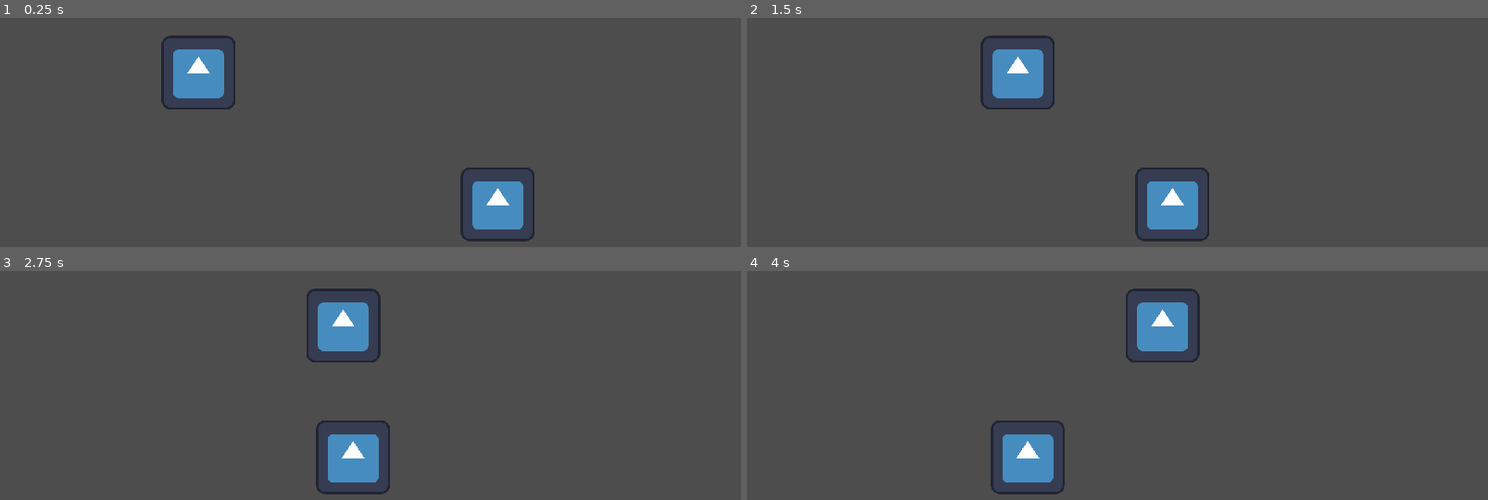
Above: before the commit, frames 1-4 (two rows, left to right).
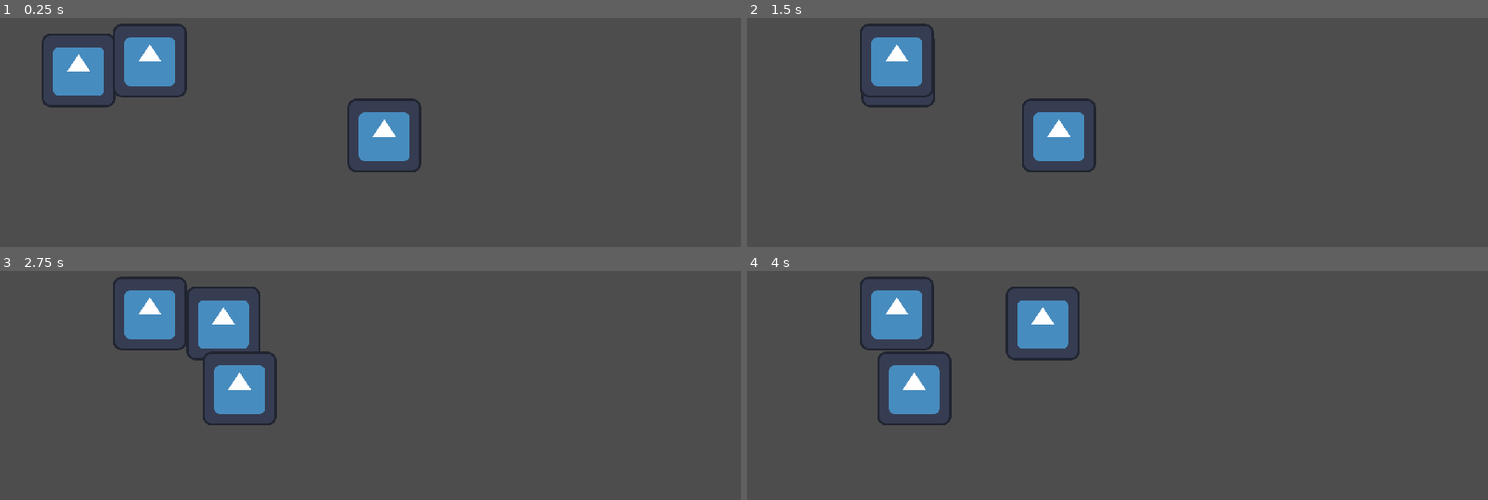
Above: after the commit, the same moments.

Repository: LLocke8/LudumDare55
Game: Godot game, scene res://Test.tscn
Two runs of this game, one before a commit and one after it. Both use one fixed random seed, a clock stepped at 60 frames per second and the inputs below. The project has no main scene, so this scene is started directly. The engine's default icon, where the game draws it, is replaced by a stand-in: a white triangle on a blue panel in a dark square.
Inputs:
- Up to frame 1 (0.25 s): no input
- Up to frame 2 (1.5 s): no input
- Up to frame 3 (2.75 s): no input
- Up to frame 4 (4 s): no input

The runs differ from the first frame. In frame 1, 8.8% of the frame differs, in the area x 5-73%, y 2-98%; in frame 2, 7.5%; in frame 3, 9.0%; in frame 4, 9.1%, in the area x 15-62%, y 2-98%.

Commit message:
Collisioni, Muro
Aggiunto muro
Aggiornate collisioni

Diff:
--- a/Entity/Entity.gd
+++ b/Entity/Entity.gd
@@ -4,16 +4,14 @@
 
 @export var max_hp : int = 100
 @export var hp : int = 100 :
-	set(nhp) : set_hp(nhp)
+	set(nhp):
+		hp = nhp
+		#print(nhp)
+		if(hp<=0):
+			queue_free()
+		elif(hp >= 100):
+			pass
+
 @export var power : int = 20
 
 @export var is_player : bool = 1 #1 = giocatore, 0 = nemico.
-
-
-func set_hp(nhp):
-	hp = nhp
-	#print(nhp)
-	if(hp<=0):
-		queue_free()
-	elif(hp >= 100):
-		pass
--- a/Entity/Entity.tscn
+++ b/Entity/Entity.tscn
@@ -15,12 +15,15 @@
 }]
 
 [sub_resource type="RectangleShape2D" id="RectangleShape2D_sg4j3"]
+size = Vector2(100, 100)
 
 [node name="Entity" type="CharacterBody2D" groups=["Entity"]]
+collision_mask = 12
 script = ExtResource("1_pru5y")
 
 [node name="AnimatedSprite2D" type="AnimatedSprite2D" parent="."]
 sprite_frames = SubResource("SpriteFrames_jsn7r")
 
 [node name="CollisionShape2D" type="CollisionShape2D" parent="."]
+position = Vector2(0, 1)
 shape = SubResource("RectangleShape2D_sg4j3")
--- a/Entity/Structure/Structure.gd
+++ b/Entity/Structure/Structure.gd
@@ -1,3 +1,15 @@
 extends Entity
 
 class_name Structure
+
+func _ready():
+	if is_player:
+		set_collision_layer_value(1,0)
+		set_collision_layer_value(2,1)
+	else:
+		set_collision_layer_value(1,0)
+		set_collision_layer_value(4,1)
+		set_collision_mask_value(1,1)
+		set_collision_mask_value(2,1)
+		set_collision_mask_value(3,0)
+		set_collision_mask_value(4,0)
--- /dev/null
+++ b/Entity/Structure/Wall/Wall.gd
@@ -0,0 +1,3 @@
+extends Structure
+
+class_name Wall
--- /dev/null
+++ b/Entity/Structure/Wall/Wall.tscn
@@ -0,0 +1,11 @@
+[gd_scene load_steps=3 format=3 uid="uid://dwoo0lgqx82qh"]
+
+[ext_resource type="PackedScene" uid="uid://dx7fd761jhhkb" path="res://Entity/Structure/Structure.tscn" id="1_g1xi8"]
+[ext_resource type="Script" path="res://Entity/Structure/Wall/Wall.gd" id="2_cw3dt"]
+
+[node name="Entity" instance=ExtResource("1_g1xi8")]
+collision_mask = 1
+script = ExtResource("2_cw3dt")
+
+[node name="CollisionShape2D" parent="." index="1"]
+position = Vector2(0, 0)
--- a/Entity/Traits/Aggro.tscn
+++ b/Entity/Traits/Aggro.tscn
@@ -6,7 +6,6 @@
 radius = 100.0
 
 [node name="Aggro" type="Area2D"]
-position = Vector2(205, 269)
 script = ExtResource("1_mhte1")
 
 [node name="CollisionShape2D" type="CollisionShape2D" parent="."]
--- a/Entity/Unit/Unit.gd
+++ b/Entity/Unit/Unit.gd
@@ -11,7 +11,14 @@
 		base_dir = Vector2(1,0)
 	else:
 		base_dir = Vector2(-1,0)
+		set_collision_layer_value(1,0)
+		set_collision_layer_value(3,1)
+		set_collision_mask_value(1,1)
+		set_collision_mask_value(2,1)
+		set_collision_mask_value(3,0)
+		set_collision_mask_value(4,0)
 	dir = base_dir
+
 
 func _physics_process(delta):
 	var movement = move(delta,dir)
--- a/Entity/Unit/Unit.tscn
+++ b/Entity/Unit/Unit.tscn
@@ -1,41 +1,14 @@
-[gd_scene load_steps=6 format=3 uid="uid://dp282v0vopkeu"]
+[gd_scene load_steps=4 format=3 uid="uid://dbqk4unb757py"]
 
-[ext_resource type="Texture2D" uid="uid://cric6kp21ux0n" path="res://icon.svg" id="2_bkth5"]
+[ext_resource type="PackedScene" uid="uid://cpo03khhf3u3x" path="res://Entity/Entity.tscn" id="1_bwxl7"]
 [ext_resource type="Script" path="res://Entity/Unit/Unit.gd" id="3_a3fgp"]
 [ext_resource type="PackedScene" uid="uid://bqugt8ejy5671" path="res://Entity/Traits/Aggro.tscn" id="3_voqnu"]
 
-[sub_resource type="SpriteFrames" id="SpriteFrames_j5eei"]
-animations = [{
-"frames": [{
-"duration": 1.0,
-"texture": ExtResource("2_bkth5")
-}],
-"loop": true,
-"name": &"default",
-"speed": 5.0
-}]
+[node name="Entity" instance=ExtResource("1_bwxl7")]
+script = ExtResource("3_a3fgp")
+speed = 100
+base_dir = Vector2(0, 0)
+dir = Vector2(0, 0)
 
-[sub_resource type="RectangleShape2D" id="RectangleShape2D_jtjgt"]
-size = Vector2(131, 128)
-
-[node name="Unit" type="CharacterBody2D"]
-position = Vector2(54, -11)
-script = ExtResource("3_a3fgp")
-speed = null
-base_dir = null
-dir = null
-max_hp = null
-hp = null
-power = null
-is_player = null
-
-[node name="AnimatedSprite2D" type="AnimatedSprite2D" parent="."]
-position = Vector2(205, 269)
-sprite_frames = SubResource("SpriteFrames_j5eei")
-
-[node name="CollisionShape2D" type="CollisionShape2D" parent="."]
-position = Vector2(203.5, 268)
-shape = SubResource("RectangleShape2D_jtjgt")
-
-[node name="Aggro" parent="." instance=ExtResource("3_voqnu")]
+[node name="Aggro" parent="." index="2" instance=ExtResource("3_voqnu")]
 area = 700.0
--- a/Test.tscn
+++ b/Test.tscn
@@ -1,12 +1,19 @@
-[gd_scene load_steps=2 format=3 uid="uid://cwra2p7xauv73"]
+[gd_scene load_steps=3 format=3 uid="uid://cwra2p7xauv73"]
 
-[ext_resource type="PackedScene" uid="uid://dp282v0vopkeu" path="res://Entity/Unit/Unit.tscn" id="2_xnt64"]
+[ext_resource type="PackedScene" uid="uid://dwoo0lgqx82qh" path="res://Entity/Structure/Wall/Wall.tscn" id="2_4tyie"]
+[ext_resource type="PackedScene" uid="uid://dbqk4unb757py" path="res://Entity/Unit/Unit.tscn" id="2_xnt64"]
 
 [node name="Test" type="Node2D"]
 
 [node name="Test" parent="." instance=ExtResource("2_xnt64")]
-position = Vector2(113, -67)
+position = Vector2(111, 198)
+collision_mask = 1
 
 [node name="Test2" parent="." instance=ExtResource("2_xnt64")]
-position = Vector2(680, 161)
+position = Vector2(689, 311)
+collision_mask = 1
 is_player = false
+
+[node name="Entity" parent="." instance=ExtResource("2_4tyie")]
+position = Vector2(259, 181)
+collision_mask = 1
--- a/project.godot
+++ b/project.godot
@@ -26,6 +26,13 @@
 window/size/viewport_height=720
 window/stretch/mode="canvas_items"
 
+[layer_names]
+
+2d_physics/layer_1="Player Units"
+2d_physics/layer_2="Player Structures"
+2d_physics/layer_3="Enemy Units"
+2d_physics/layer_4="Enemy Structures"
+
 [rendering]
 
 textures/canvas_textures/default_texture_filter=0
